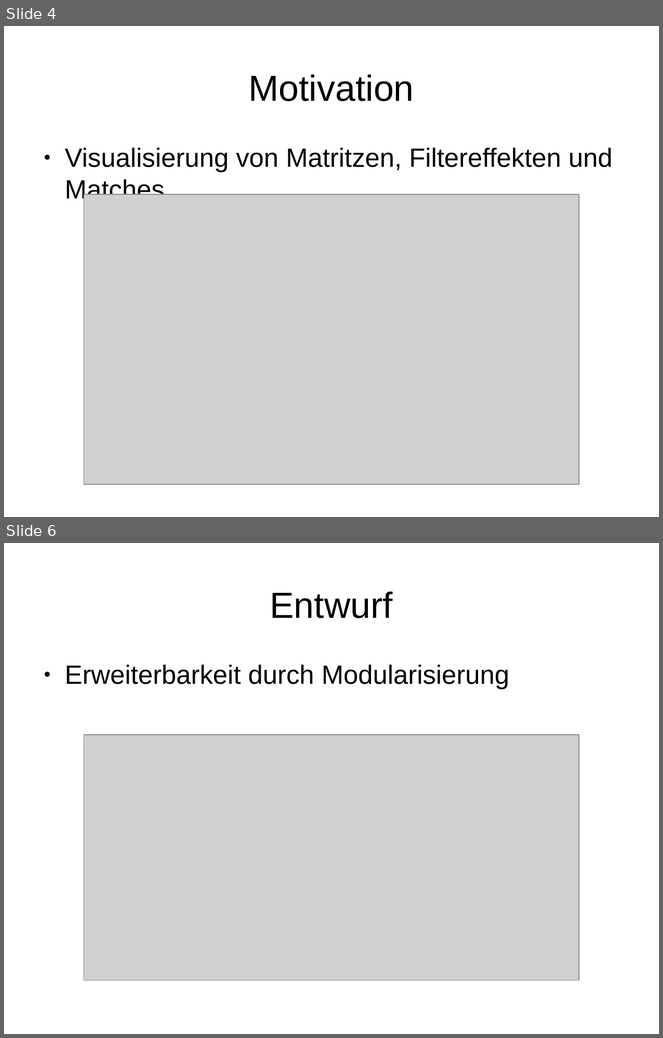
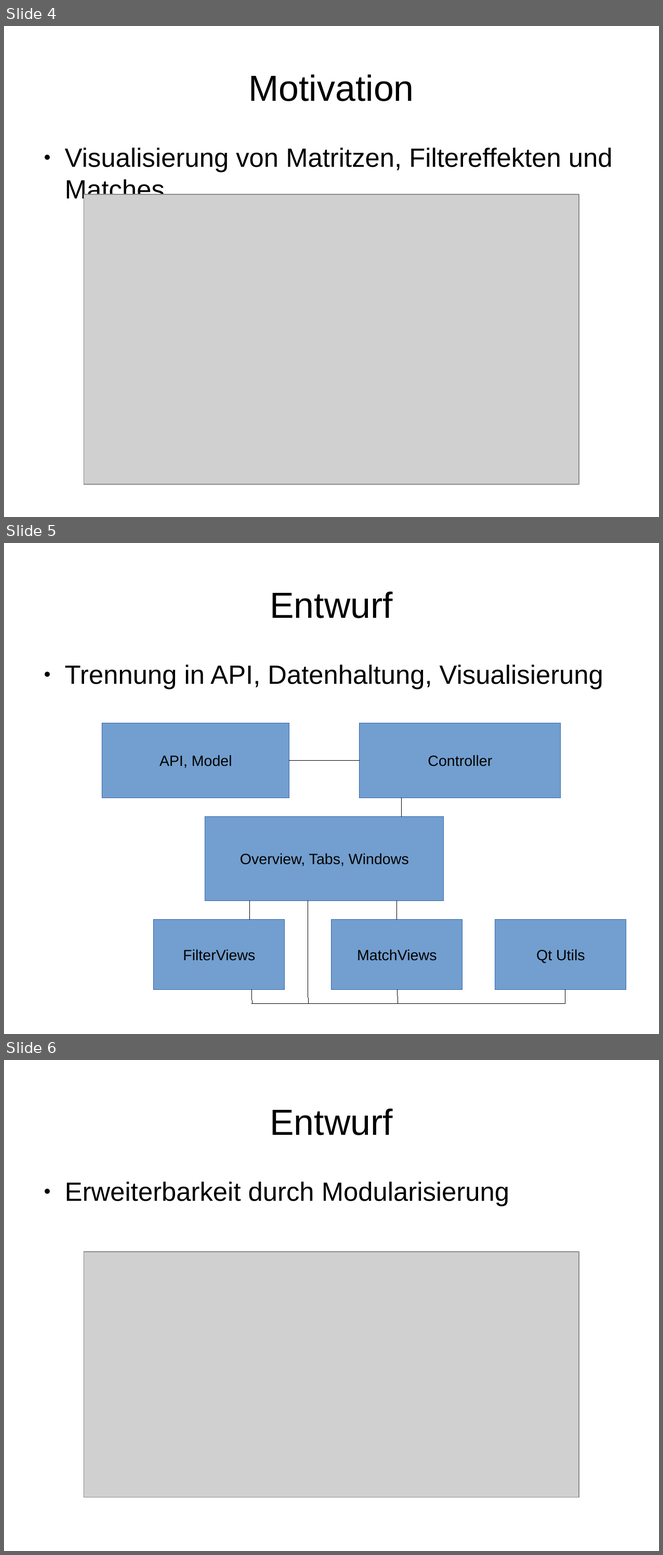
Before and after one commit to CVVisualPSETeam/Dokumente, a slide deck: Presentation/presentation.odp. Shown one above the other, each under a label of ours: slides 4 and 6 before the commit, slides 4, 5 and 6 after it; the slides between them are not shown. The pictures are 663x1038 and 663x1555 pixels, drawn with LibreOffice and Linux fonts; fonts in the diff are those of the drawing; grey boxes stand for pictures. Boxes give left, top, right and bottom in pixels: in the first picture for what was removed or moved away, otherwise in the second. Text is boxed around its words. In the diff, an @@ line names an element or a change of style, - is before the commit and + after.

```diff
--- a/Presentation/presentation.odp
+++ b/Presentation/presentation.odp
@@ slide 5 added at [4, 543, 659, 1034], background #FFFFFF @@
@@ title added at [270, 591, 393, 618], 44 pt, text #000000 @@
+Entwurf
@@ text added at [65, 665, 604, 690], 32 pt, text #000000 @@
+● Trennung in API, Datenhaltung, Visualisierung
@@ rectangle added at [102, 723, 289, 798], fill #729FCF, outline #3465AF 0 pt, 18 pt, text #000000 @@
+API, Model
@@ rectangle added at [360, 723, 561, 798], fill #729FCF, outline #3465AF 0 pt, 18 pt, text #000000 @@
+Controller
@@ line added from (289, 760) to (360, 760), #000000 0 pt @@
@@ line added from (402, 798) to (402, 817), #000000 0 pt @@
@@ rectangle added at [206, 817, 444, 901], fill #729FCF, outline #3465AF 0 pt, 18 pt, text #000000 @@
+Overview, Tabs, Windows
@@ line added from (249, 901) to (249, 920), #000000 0 pt @@
@@ line added from (308, 901) to (308, 1004), #000000 0 pt @@
@@ line added from (397, 901) to (397, 920), #000000 0 pt @@
@@ rectangle added at [154, 920, 285, 990], fill #729FCF, outline #3465AF 0 pt, 18 pt, text #000000 @@
+FilterViews
@@ rectangle added at [332, 920, 463, 990], fill #729FCF, outline #3465AF 0 pt, 18 pt, text #000000 @@
+MatchViews
@@ rectangle added at [496, 920, 626, 990], fill #729FCF, outline #3465AF 0 pt, 18 pt, text #000000 @@
+Qt Utils
@@ line added from (252, 990) to (252, 1004), #000000 0 pt @@
@@ line added from (398, 990) to (398, 1004), #000000 0 pt @@
@@ line added from (566, 990) to (566, 1004), #000000 0 pt @@
@@ line added from (252, 1004) to (566, 1004), #000000 0 pt @@
```
Also in this commit, not shown: 3 slides changed, 1 slide removed.
